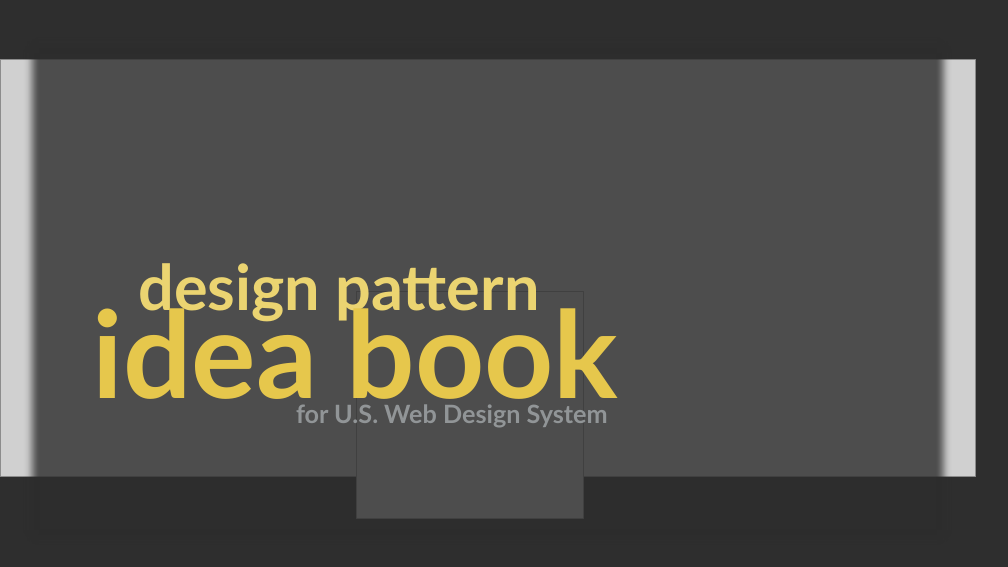
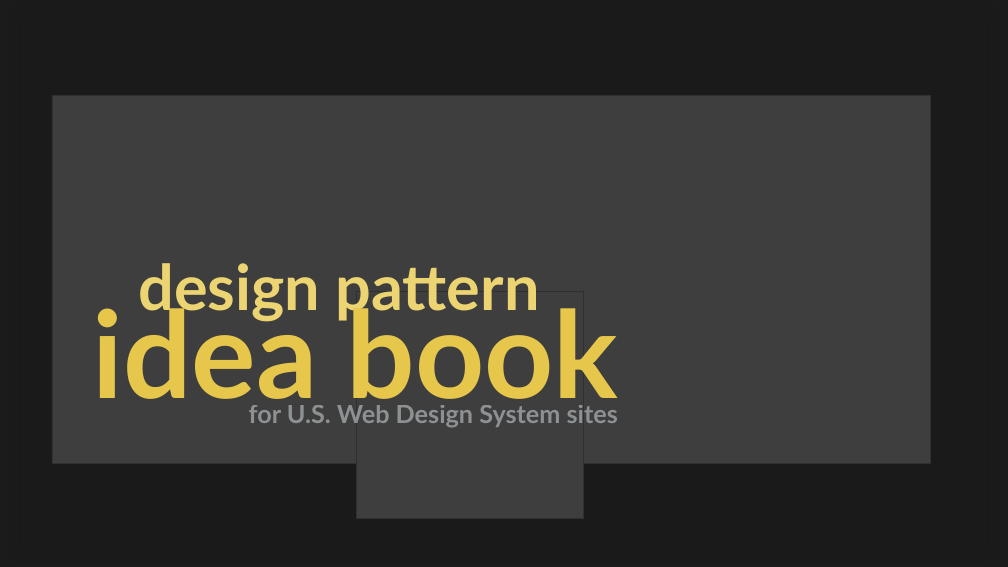
Before and after one commit to facioquo/uswds-design-patterns, a slide deck: slide 1 of .offline/social-card.pptx. Drawn at 1008x567 pixels with LibreOffice and Linux fonts; fonts in the diff are those of the drawing; grey boxes stand for pictures. Boxes give left, top, right and bottom in pixels: in the first picture for what was removed or moved away, otherwise in the second. Text is boxed around its words. In the diff, an @@ line names an element or a change of style, - is before the commit and + after.

```diff
--- a/.offline/social-card.pptx
+++ b/.offline/social-card.pptx
@@ background #2E2E2E to #FFFFFF @@
@@ rectangle: place and size @@
-rectangle at <box>20,35,957,549</box>
+rectangle at <box>0,0,1008,567</box>
@@ rectangle at <box>0,0,1008,567</box>: fill #2E2E2E at 80% opacity to #1B1B1B at 80% opacity @@
@@ rectangle added at <box>0,0,1008,567</box>, fill #1B1B1B @@
@@ picture: place and size @@
-picture at <box>0,60,976,477</box>
+picture at <box>52,95,931,464</box>
@@ text at <box>249,405,618,428</box>: text changed @@
-for U.S. Web Design System
+for U.S. Web Design System sites
```
Also in this commit, not shown: 13 other files.
